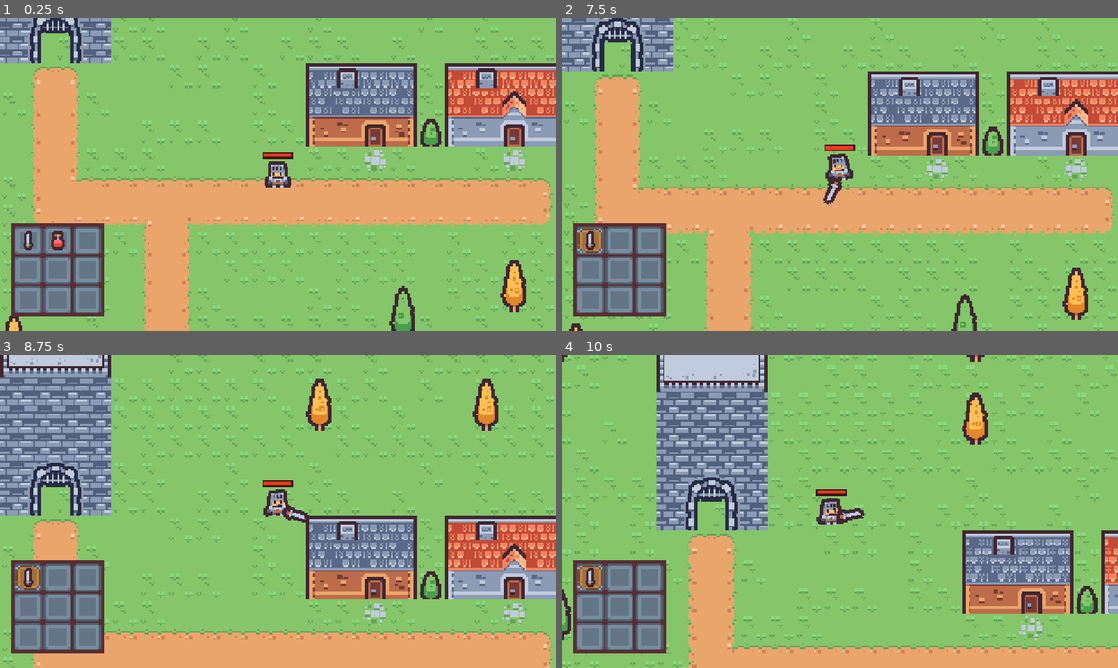
Above: before the commit, frames 1-4 (two rows, left to right).
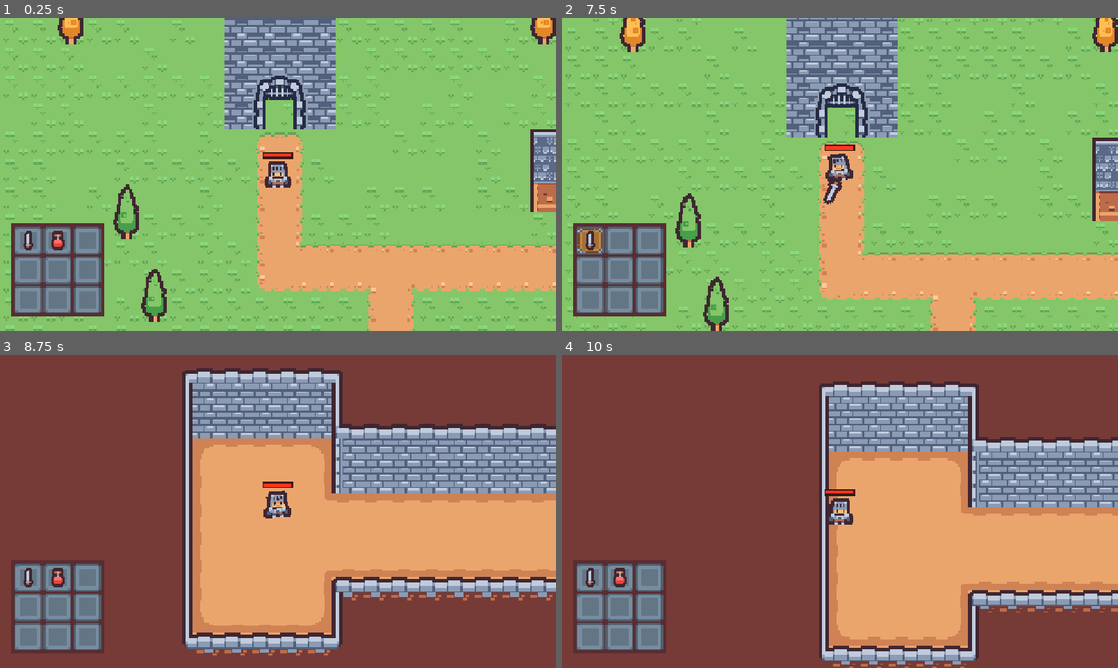
Above: after the commit, the same moments.

Repository: myles-rockland/action-rpg
Game: Godot game, scene res://Scenes/overworld.tscn
Same seed, same stepped clock (60 frames per second), same inputs: the game is played once before the commit and once after it. This scene is started directly instead of the project's main scene.
Inputs (mouse positions are in pixels of both pictures, inside the frame that each line leads up to):
- Up to frame 1 (0.25 s): no input
- Up to frame 2 (7.5 s): click (589, 240) at 0.5 s; click (617, 240) at 1.25 s; click (650, 240) at 2 s; click (589, 271) at 2.75 s; click (617, 271) at 3.5 s; click (650, 271) at 4.25 s; click (589, 299) at 5 s; click (617, 299) at 5.75 s; click (650, 299) at 6.5 s; tap Enter at 7.25 s; move the mouse to (812, 237) at 7.27 s; hold W (move_up) from 7.28 s (still down); tap E (interact, bound only after the commit) at 7.35 s
- Up to frame 3 (8.75 s): keep holding W (move_up); move the mouse to (444, 558) at 8.02 s; click (444, 558) at 8.1 s; tap E (interact, bound only after the commit) at 8.3 s
- Up to frame 4 (10 s): move the mouse to (673, 464) at 8.77 s; release W (move_up) at 8.78 s; hold A (move_left) from 8.78 s (still down); right-click (673, 464) at 8.85 s; tap E (interact, bound only after the commit) at 9.05, 9.6 s; move the mouse to (867, 511) at 9.52 s

The runs differ from the first frame. In frame 1, 52% of the frame differs, in the area x 0-100%, y 0-100%; in frame 2, 52%; in frame 3, 94%; in frame 4, 95%.

Commit message:
Setup overworld, interactables

Diff:
--- a/Scenes/Characters/player.tscn
+++ b/Scenes/Characters/player.tscn
@@ -5,6 +5,7 @@
 [ext_resource type="Texture2D" uid="uid://d6eu6auofgw5" path="res://Sprites/Characters/Character_Knight.tres" id="3_fcmex"]
 [ext_resource type="Script" uid="uid://jeinasmxn8kn" path="res://Scripts/Character/character_visual.gd" id="4_25bbb"]
 [ext_resource type="Script" uid="uid://cmxujg0qlllc" path="res://Scripts/Character/player_weapons.gd" id="5_cueqf"]
+[ext_resource type="Script" uid="uid://c4dbte0f4hx73" path="res://Scripts/Interaction/interaction_controller.gd" id="6_01b8d"]
 [ext_resource type="PackedScene" uid="uid://dh7cy76s3unff" path="res://Scenes/UI/health_bar.tscn" id="8_h1n2f"]
 [ext_resource type="Script" uid="uid://d12o5n8h2yf3w" path="res://Scripts/Inventory/inventory.gd" id="9_xo8ps"]
 [ext_resource type="Script" uid="uid://y5osth0bl7j1" path="res://Scripts/Items/item_data.gd" id="10_xccyk"]
@@ -16,6 +17,8 @@
 [sub_resource type="CapsuleShape2D" id="CapsuleShape2D_gvo7x"]
 radius = 6.0
 height = 15.0
+
+[sub_resource type="CircleShape2D" id="CircleShape2D_gvo7x"]
 
 [sub_resource type="StyleBoxFlat" id="StyleBoxFlat_gvo7x"]
 bg_color = Color(0.35, 0.175, 0.20416673, 1)
@@ -33,6 +36,11 @@
 line_spacing = -4.015
 font_size = 14
 shadow_color = Color(0, 0, 0, 0.34901962)
+
+[sub_resource type="LabelSettings" id="LabelSettings_cueqf"]
+font_size = 26
+shadow_size = 4
+shadow_color = Color(0, 0, 0, 0.7764706)
 
 [node name="Player" type="CharacterBody2D" unique_id=1259294435 node_paths=PackedStringArray("weapons") groups=["Player"]]
 collision_layer = 2
@@ -54,6 +62,16 @@
 [node name="PlayerWeapons" type="Node2D" parent="." unique_id=1324430788]
 position = Vector2(0, 4)
 script = ExtResource("5_cueqf")
+
+[node name="InteractionController" type="Area2D" parent="." unique_id=1868011698]
+script = ExtResource("6_01b8d")
+
+[node name="CollisionShape2D" type="CollisionShape2D" parent="InteractionController" unique_id=1096573072]
+shape = SubResource("CircleShape2D_gvo7x")
+
+[node name="CheckTimer" type="Timer" parent="InteractionController" unique_id=700798224]
+wait_time = 0.1
+autostart = true
 
 [node name="HealthBar" parent="." unique_id=1854990326 instance=ExtResource("8_h1n2f")]
 
@@ -149,3 +167,23 @@
 text = "Item description goes here, explaining what this item does."
 label_settings = SubResource("LabelSettings_yt1oc")
 autowrap_mode = 2
+
+[node name="InteractPrompt" type="Label" parent="HUD" unique_id=701476443]
+visible = false
+anchors_preset = 8
+anchor_left = 0.5
+anchor_top = 0.5
+anchor_right = 0.5
+anchor_bottom = 0.5
+offset_left = -237.5
+offset_top = -123.0
+offset_right = 237.5
+offset_bottom = -66.0
+grow_horizontal = 2
+grow_vertical = 2
+text = "[E] Pickup Item Name"
+label_settings = SubResource("LabelSettings_cueqf")
+horizontal_alignment = 1
+vertical_alignment = 1
+
+[connection signal="timeout" from="InteractionController/CheckTimer" to="InteractionController" method="_check"]
--- a/Scenes/overworld.tscn
+++ b/Scenes/overworld.tscn
@@ -3,6 +3,12 @@
 [ext_resource type="TileSet" uid="uid://dng2w21h2g23u" path="res://Sprites/Tile Sets/overworld_tile_set.tres" id="1_l45s6"]
 [ext_resource type="PackedScene" uid="uid://charwn474fq2t" path="res://Scenes/Characters/player_camera.tscn" id="2_4qj6l"]
 [ext_resource type="PackedScene" uid="uid://bib2akjfq1ncv" path="res://Scenes/Characters/player.tscn" id="3_c0h7r"]
+[ext_resource type="Script" uid="uid://ce8qf2p3v00qk" path="res://Scripts/Interaction/portal_interaction.gd" id="4_4qj6l"]
+[ext_resource type="Script" uid="uid://mnrfwta0phd5" path="res://Scripts/Interaction/interactable.gd" id="4_s368d"]
+[ext_resource type="PackedScene" uid="uid://dgd2aw5lgirwb" path="res://Scenes/Dungeons/dungeon_0.tscn" id="5_rmeny"]
+
+[sub_resource type="CircleShape2D" id="CircleShape2D_tncop"]
+radius = 7.071068
 
 [node name="Root" type="Node2D" unique_id=580417392]
 
@@ -18,3 +24,16 @@
 target = NodePath("../Player")
 
 [node name="Player" parent="." unique_id=1259294435 instance=ExtResource("3_c0h7r")]
+position = Vector2(-129, -38)
+
+[node name="DungeonEntrance" type="Node2D" parent="." unique_id=767402261]
+position = Vector2(-128, -74)
+script = ExtResource("4_4qj6l")
+scene_to_load = ExtResource("5_rmeny")
+
+[node name="Interactable" type="Area2D" parent="DungeonEntrance" unique_id=1207145493]
+script = ExtResource("4_s368d")
+prompt = "Enter Dungeon"
+
+[node name="CollisionShape2D" type="CollisionShape2D" parent="DungeonEntrance/Interactable" unique_id=1423552594]
+shape = SubResource("CircleShape2D_tncop")
--- /dev/null
+++ b/Scripts/Interaction/interactable.gd
@@ -0,0 +1,17 @@
+class_name Interactable
+extends Area2D
+
+signal interacted(player : Player)
+
+@export var prompt : String = "Pickup Item"
+@export var single_use : bool = false
+var can_interact : bool = true
+
+func try_interact(player : Player):
+	if not can_interact:
+		return
+
+	interacted.emit(player)
+
+	if single_use:
+		can_interact = false
--- /dev/null
+++ b/Scripts/Interaction/interaction_controller.gd
@@ -0,0 +1,41 @@
+class_name InteractionController
+extends Area2D
+
+@onready var prompt_text : Label = $"../HUD/InteractPrompt"
+@onready var player : Player = $".."
+
+var current_interactable : Interactable
+var can_interact : bool = true
+
+func _process(delta : float):
+	if not current_interactable:
+		return
+
+	if Input.is_action_just_pressed("interact"):
+		current_interactable.try_interact(player)
+
+func _check():
+	current_interactable = null
+	prompt_text.visible = false
+
+	if not can_interact:
+		return
+
+	for area in get_overlapping_areas():
+		if area is not Interactable:
+			continue
+
+		if not area.can_interact:
+			continue
+
+		current_interactable = area
+		prompt_text.visible = true
+		prompt_text.text = "[E] " + area.prompt
+
+func enable():
+	can_interact = true
+
+func disable():
+	can_interact = false
+	current_interactable = null
+	prompt_text.visible = false
--- /dev/null
+++ b/Scripts/Interaction/portal_interaction.gd
@@ -0,0 +1,10 @@
+class_name PortalInteraction
+extends Node2D
+
+@export var scene_to_load : PackedScene
+
+func _ready():
+	$Interactable.interacted.connect(_on_interact)
+
+func _on_interact(player : Player):
+	get_tree().change_scene_to_packed(scene_to_load)
--- a/project.godot
+++ b/project.godot
@@ -70,6 +70,12 @@
 , Object(InputEventJoypadMotion,"resource_local_to_scene":false,"resource_name":"","device":-1,"axis":4,"axis_value":1.0,"script":null)
 ]
 }
+interact={
+"deadzone": 0.2,
+"events": [Object(InputEventKey,"resource_local_to_scene":false,"resource_name":"","device":-1,"window_id":0,"alt_pressed":false,"shift_pressed":false,"ctrl_pressed":false,"meta_pressed":false,"pressed":false,"keycode":0,"physical_keycode":69,"key_label":0,"unicode":101,"location":0,"echo":false,"script":null)
+, Object(InputEventJoypadButton,"resource_local_to_scene":false,"resource_name":"","device":-1,"button_index":3,"pressure":0.0,"pressed":true,"script":null)
+]
+}
 
 [layer_names]
 
Not shown, added: Scripts/Interaction/interactable.gd.uid
Not shown, added: Scripts/Interaction/interaction_controller.gd.uid
Not shown, added: Scripts/Interaction/portal_interaction.gd.uid
